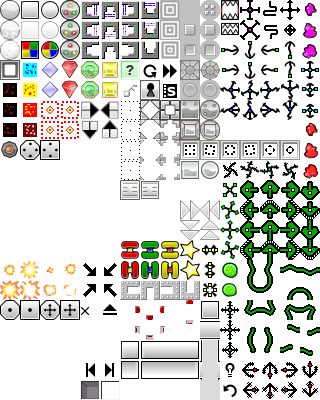
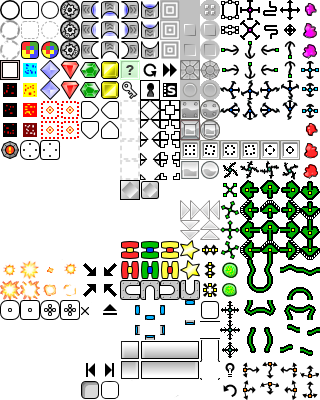
Before/after of a (320, 400) layered artwork. What changed in the layer stack:
painted on "Capa nueva#1" over <box>0,0,319,400</box>
